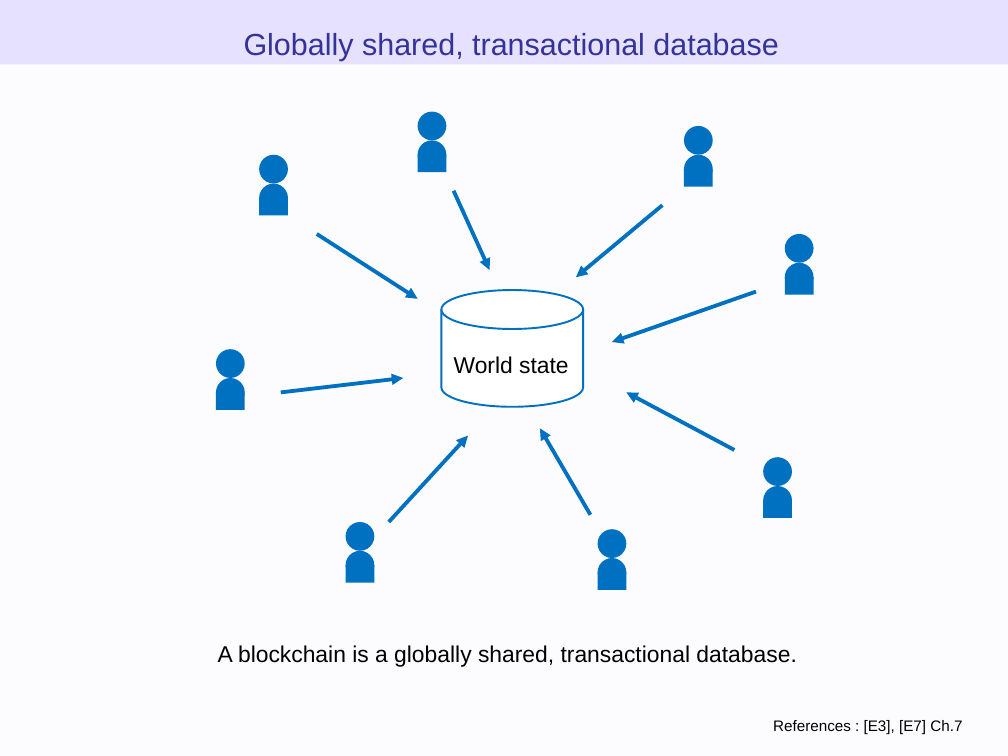
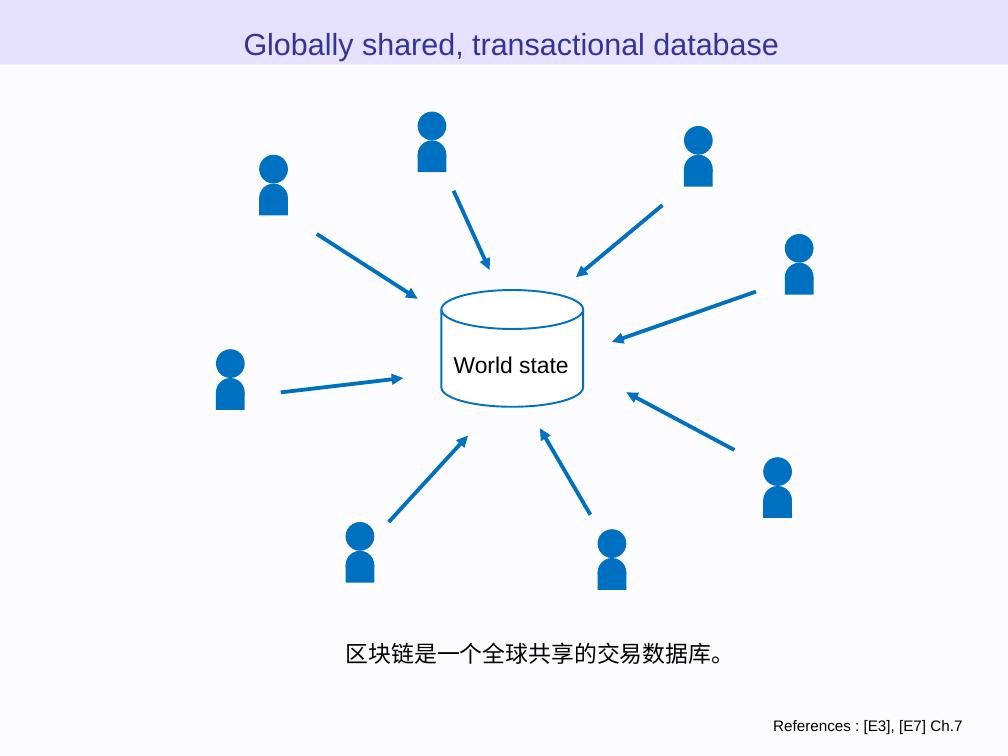
Before and after one commit to WTNO/Evm_Js_Learning, a slide deck: slide 34 of ethereum_evm_illustrated - 翻译.pptx. Drawn at 1008x756 pixels with LibreOffice and Linux fonts; fonts in the diff are those of the drawing. Boxes give left, top, right and bottom in pixels: in the first picture for what was removed or moved away, otherwise in the second. Text is boxed around its words. In the diff, an @@ line names an element or a change of style, - is before the commit and + after.

```diff
--- a/ethereum_evm_illustrated - 翻译.pptx
+++ b/ethereum_evm_illustrated - 翻译.pptx
@@ text at [346,642,735,664]: text changed @@
-A blockchain is a globally shared, transactional database.
+区块链是一个全球共享的交易数据库。
```
Also in this commit, not shown: 10 other slides changed.
